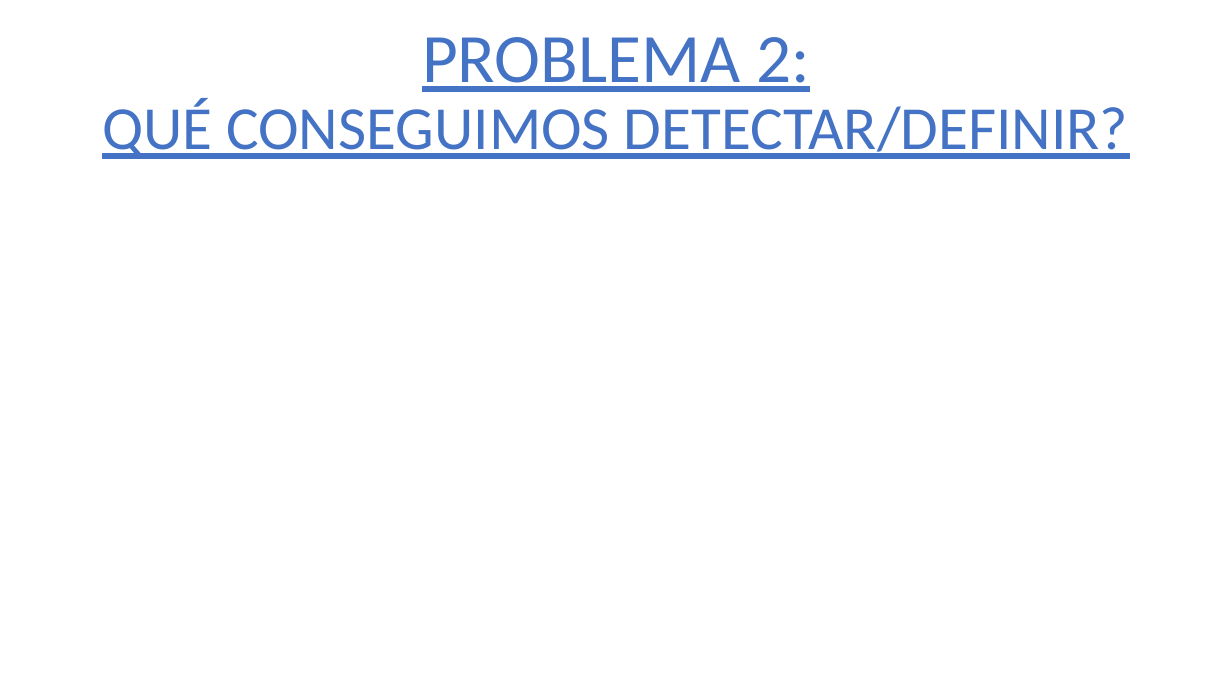
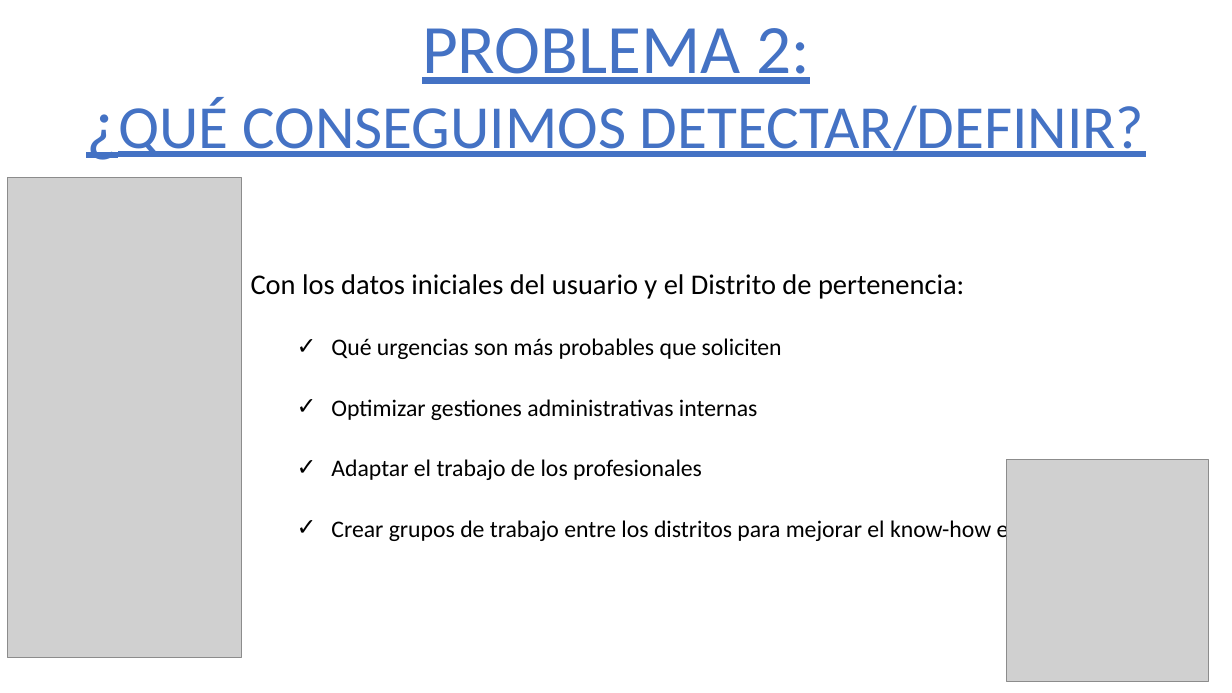
Before and after one commit to 75Engel/Estimacion_tipologia_usuarios_Servicios_Sociales_Ayto_Madrid, a slide deck: slide 13 of Presentacion_projecto.pptx (slide 12 before the commit). Drawn at 1232x693 pixels with LibreOffice and Linux fonts; fonts in the diff are those of the drawing; grey boxes stand for pictures; background and template pictures are left out. Boxes give left, top, right and bottom in pixels: in the first picture for what was removed or moved away, otherwise in the second. Text is boxed around its words. In the diff, an @@ line names an element or a change of style, - is before the commit and + after.

```diff
--- a/Presentacion_projecto.pptx
+++ b/Presentacion_projecto.pptx
@@ title at (x1=118, y1=28, x2=1144, y2=157): text changed @@
-PROBLEMA 2:
-QUÉ CONSEGUIMOS DETECTAR/DEFINIR?
+PROBLEMA 2:
+¿QUÉ CONSEGUIMOS DETECTAR/DEFINIR?
@@ picture added at (x1=7, y1=177, x2=241, y2=658) @@
@@ subtitle added at (x1=251, y1=274, x2=1021, y2=544), 18.5 pt, text #000000 @@
+Con los datos iniciales del usuario y el Distrito de pertenencia:
+  ✓ Qué urgencias son más probables que soliciten
+  ✓ Optimizar gestiones administrativas internas
+  ✓ Adaptar el trabajo de los profesionales
+  ✓ Crear grupos de trabajo entre los distritos para mejorar el know-how en los distritos
@@ picture added at (x1=1007, y1=460, x2=1209, y2=683) @@
```
Also in this commit, not shown: 10 other slides changed, 3 slides added, 6 slides removed, 7 other files.
